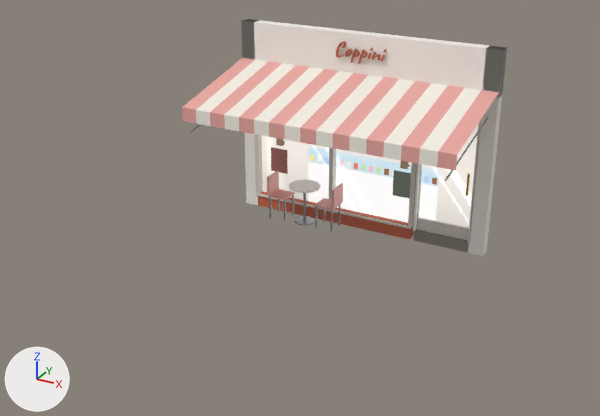
Renders of the glTF model art/models/props/venues/coppini_gelato.glb from each side of a commit.
Rendered twice from a 50 mm lens placed at (6.05, -13.48, 6.61), pointed at (0.07, -2.6, 1.17). The lights are fixed; the arrows at lower left show +X, +Y and +Z. The older version comes first. Objects named as collision shapes, trigger or cutter boxes, shadow casters or lower levels of detail are left out. Vertices at exactly the same position are counted once.

Names of what the first picture shows: 'CoppiniGelato'.
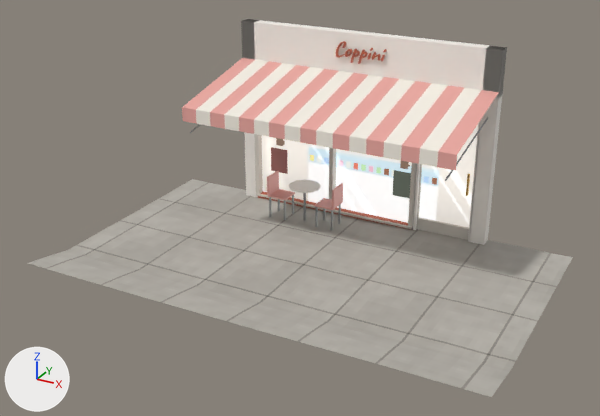
Boxes (x1, y1, x2, y2) around the edits, measured in the pictures (600 x 416 px):
'CoppiniGelato', reshaped (67% wider, 59% taller)
    before: (182, 19, 507, 256)
    after: (28, 19, 573, 397)
part 1 of me_coppinigelato, added
    after: (28, 179, 573, 397)

Edits to the bpy script that builds the scene:
```text
Add img_sidewalk:
    img_sidewalk = load_image('sidewalk', '_unpacked/sidewalk', 64, 64, 'sRGB')
Add mat_vn_pave:
    mat_vn_pave = principled_material('VN_Pave')
    mat_vn_pave.texture = img_sidewalk
    mat_vn_pave.roughness = 0.95
Change me_coppinigelato:
    used by ob_coppinigelato; location = (0.0, 0.0, 0.0)
    remove me_coppinigelato.from_pydata(...)  # 1910 vertices, 3612 faces; spans x -2.5..2.5, y -2.2..0.0, z -0.17..3.55
    add me_coppinigelato.from_pydata(...)  # 2097 vertices, 3932 faces; spans x -4.0..4.0, y -4.75..0.0, z -0.17..3.55
    me_coppinigelato part 1: a new loose piece of 187 vertices spanning x -4.0..4.0, y -4.75..0.0, z -0.05..0.23, in mat_vn_pave (picture img_sidewalk)
    add me_coppinigelato.materials.append(mat_vn_pave)  # picture img_sidewalk
```
